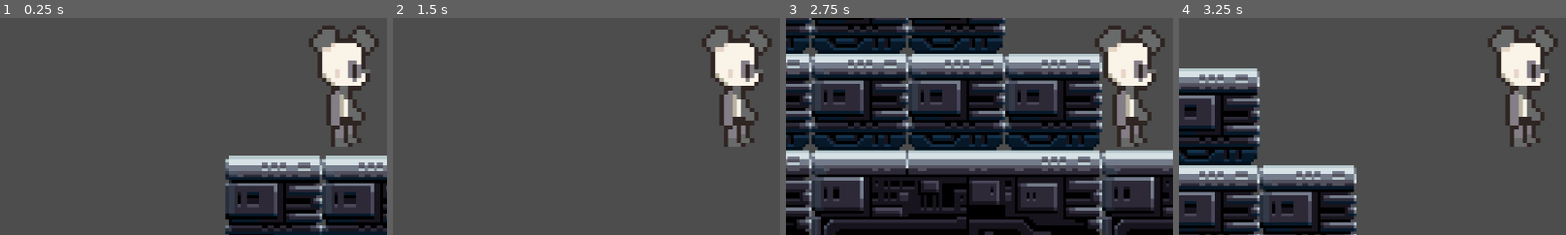
Above: before the commit, frames 1-4 (left to right).
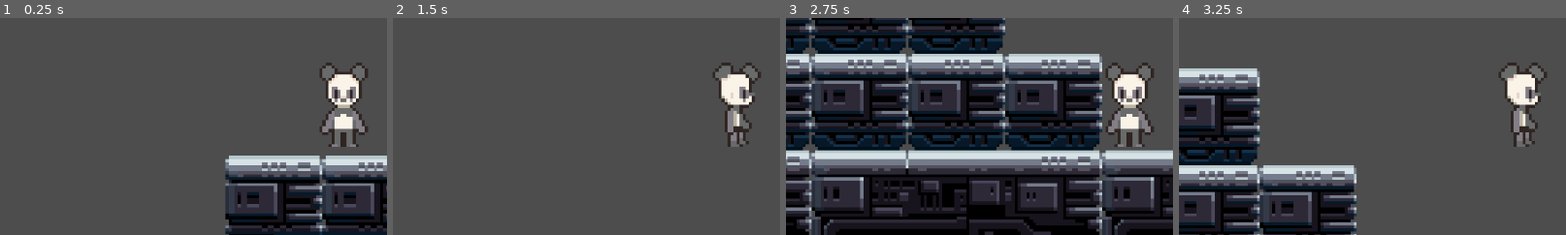
Above: after the commit, the same moments.

Repository: itsbeesfan/giftbox-project
Game: Godot game, scene res://scenes/areas/area_1.tscn
Same seed, same stepped clock (60 frames per second), same inputs: the game is played once before the commit and once after it. The project has no main scene, so this scene is started directly.
Inputs:
- Up to frame 1 (0.25 s): no input
- Up to frame 2 (1.5 s): tap Enter at 0.5 s; hold D (move_right) from 0.53 s (still down); tap Alt at 0.6 s; tap Space (jump) at 0.77 s; tap Shift at 1.35 s
- Up to frame 3 (2.75 s): tap Space (jump) at 1.52, 2 s; release D (move_right) at 2.03 s; hold Left (move_left) from 2.03 s (still down); tap Alt at 2.1 s
- Up to frame 4 (3.25 s): release Left (move_left) at 2.78 s; hold D (move_right) from 2.78 s (still down); tap Shift at 2.85 s; tap Space (jump) at 3.02 s
The pictures show only the part of the screen within x 6-56%, y 30-80%; the shares and areas given below are measured in that part.

The runs differ from the first frame. In frame 1, 5.2% of the frame differs, in the area x 79-98%, y 3-60%; in frame 2, 5.0%; in frame 3, 5.2%; in frame 4, 5.0%.

Commit message:
added character animation (bad) and movement

Diff:
--- a/giftbox-project-insides/scenes/player.tscn
+++ b/giftbox-project-insides/scenes/player.tscn
@@ -1,7 +1,91 @@
-[gd_scene load_steps=4 format=3 uid="uid://ng2ojdgtrlou"]
+[gd_scene load_steps=16 format=3 uid="uid://ng2ojdgtrlou"]
 
 [ext_resource type="Texture2D" uid="uid://wfm0fbxs35p2" path="res://sprites/panda-running.png" id="1_3vyb7"]
 [ext_resource type="Script" uid="uid://ptn0a46fwa30" path="res://scripts/player_controller.gd" id="1_g2els"]
+[ext_resource type="Texture2D" uid="uid://crdjoeycxy7nu" path="res://sprites/panda-idle.png" id="2_qhqgy"]
+
+[sub_resource type="AtlasTexture" id="AtlasTexture_dqkch"]
+atlas = ExtResource("2_qhqgy")
+region = Rect2(0, 0, 16, 32)
+
+[sub_resource type="AtlasTexture" id="AtlasTexture_qlg0r"]
+atlas = ExtResource("2_qhqgy")
+region = Rect2(16, 0, 16, 32)
+
+[sub_resource type="AtlasTexture" id="AtlasTexture_tuyoq"]
+atlas = ExtResource("2_qhqgy")
+region = Rect2(32, 0, 16, 32)
+
+[sub_resource type="AtlasTexture" id="AtlasTexture_fjrip"]
+atlas = ExtResource("2_qhqgy")
+region = Rect2(48, 0, 16, 32)
+
+[sub_resource type="AtlasTexture" id="AtlasTexture_smehm"]
+atlas = ExtResource("1_3vyb7")
+region = Rect2(0, 0, 16, 32)
+
+[sub_resource type="AtlasTexture" id="AtlasTexture_ur7pv"]
+atlas = ExtResource("1_3vyb7")
+region = Rect2(16, 0, 16, 32)
+
+[sub_resource type="AtlasTexture" id="AtlasTexture_y4r1p"]
+atlas = ExtResource("1_3vyb7")
+region = Rect2(32, 0, 16, 32)
+
+[sub_resource type="AtlasTexture" id="AtlasTexture_d2wvv"]
+atlas = ExtResource("1_3vyb7")
+region = Rect2(48, 0, 16, 32)
+
+[sub_resource type="AtlasTexture" id="AtlasTexture_3v2ag"]
+atlas = ExtResource("1_3vyb7")
+region = Rect2(64, 0, 16, 32)
+
+[sub_resource type="AtlasTexture" id="AtlasTexture_jej6c"]
+atlas = ExtResource("1_3vyb7")
+region = Rect2(80, 0, 16, 32)
+
+[sub_resource type="SpriteFrames" id="SpriteFrames_f1ej7"]
+animations = [{
+"frames": [{
+"duration": 1.0,
+"texture": SubResource("AtlasTexture_dqkch")
+}, {
+"duration": 1.0,
+"texture": SubResource("AtlasTexture_qlg0r")
+}, {
+"duration": 1.0,
+"texture": SubResource("AtlasTexture_tuyoq")
+}, {
+"duration": 1.0,
+"texture": SubResource("AtlasTexture_fjrip")
+}],
+"loop": true,
+"name": &"idle",
+"speed": 5.0
+}, {
+"frames": [{
+"duration": 1.0,
+"texture": SubResource("AtlasTexture_smehm")
+}, {
+"duration": 1.0,
+"texture": SubResource("AtlasTexture_ur7pv")
+}, {
+"duration": 1.0,
+"texture": SubResource("AtlasTexture_y4r1p")
+}, {
+"duration": 1.0,
+"texture": SubResource("AtlasTexture_d2wvv")
+}, {
+"duration": 1.0,
+"texture": SubResource("AtlasTexture_3v2ag")
+}, {
+"duration": 1.0,
+"texture": SubResource("AtlasTexture_jej6c")
+}],
+"loop": true,
+"name": &"walk",
+"speed": 5.0
+}]
 
 [sub_resource type="CapsuleShape2D" id="CapsuleShape2D_onrkg"]
 radius = 9.0
@@ -10,22 +94,16 @@
 [node name="Player" type="CharacterBody2D"]
 script = ExtResource("1_g2els")
 
+[node name="AnimatedSprite2D" type="AnimatedSprite2D" parent="."]
+position = Vector2(0, -17)
+sprite_frames = SubResource("SpriteFrames_f1ej7")
+animation = &"idle"
+frame_progress = 0.22705646
+
 [node name="Camera2D" type="Camera2D" parent="."]
 offset = Vector2(0, -15)
 zoom = Vector2(4.5, 4.5)
 
-[node name="AgentAnimator" type="Node2D" parent="."]
-
-[node name="AnimationPlayer" type="AnimationPlayer" parent="AgentAnimator"]
-root_node = NodePath("../..")
-
-[node name="Sprite2D" type="Sprite2D" parent="AgentAnimator"]
-position = Vector2(2.3841858e-07, -24)
-scale = Vector2(1.4375, 1.4375)
-texture = ExtResource("1_3vyb7")
-region_enabled = true
-region_rect = Rect2(0, 0, 16, 32)
-
 [node name="CollisionShape2D" type="CollisionShape2D" parent="."]
 position = Vector2(0, -19)
 shape = SubResource("CapsuleShape2D_onrkg")
--- a/giftbox-project-insides/scripts/player_controller.gd
+++ b/giftbox-project-insides/scripts/player_controller.gd
@@ -5,11 +5,20 @@
 @export var move_speed := 150.0
 @export var air_control := 0.75
 
+@onready var panda = $AnimatedSprite2D
+
 const SPEED = 300.0
 const JUMP_VELOCITY = -400.0
 
 
 func _physics_process(delta) -> void:
+
+	if (velocity.x > 1 or velocity.x <-1):
+		panda.animation = "walk"
+	else:
+		panda.animation = "idle"
+	# Add the gravity.
+
 	# Add the gravity.
 	if not is_on_floor():
 		velocity.y += gravity * delta
Binary file changed: giftbox-project-insides/sprites/panda-idle.png
